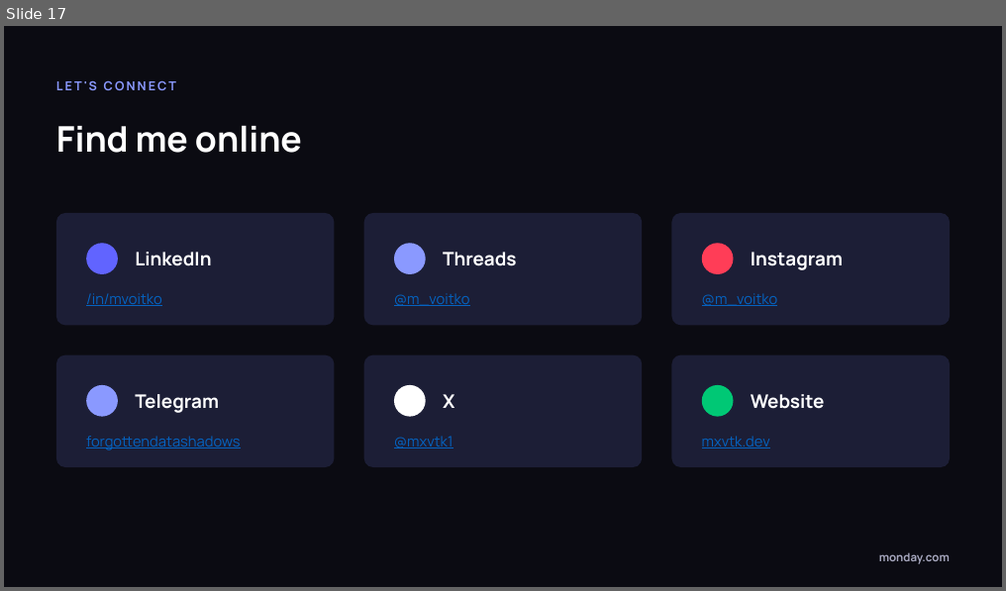
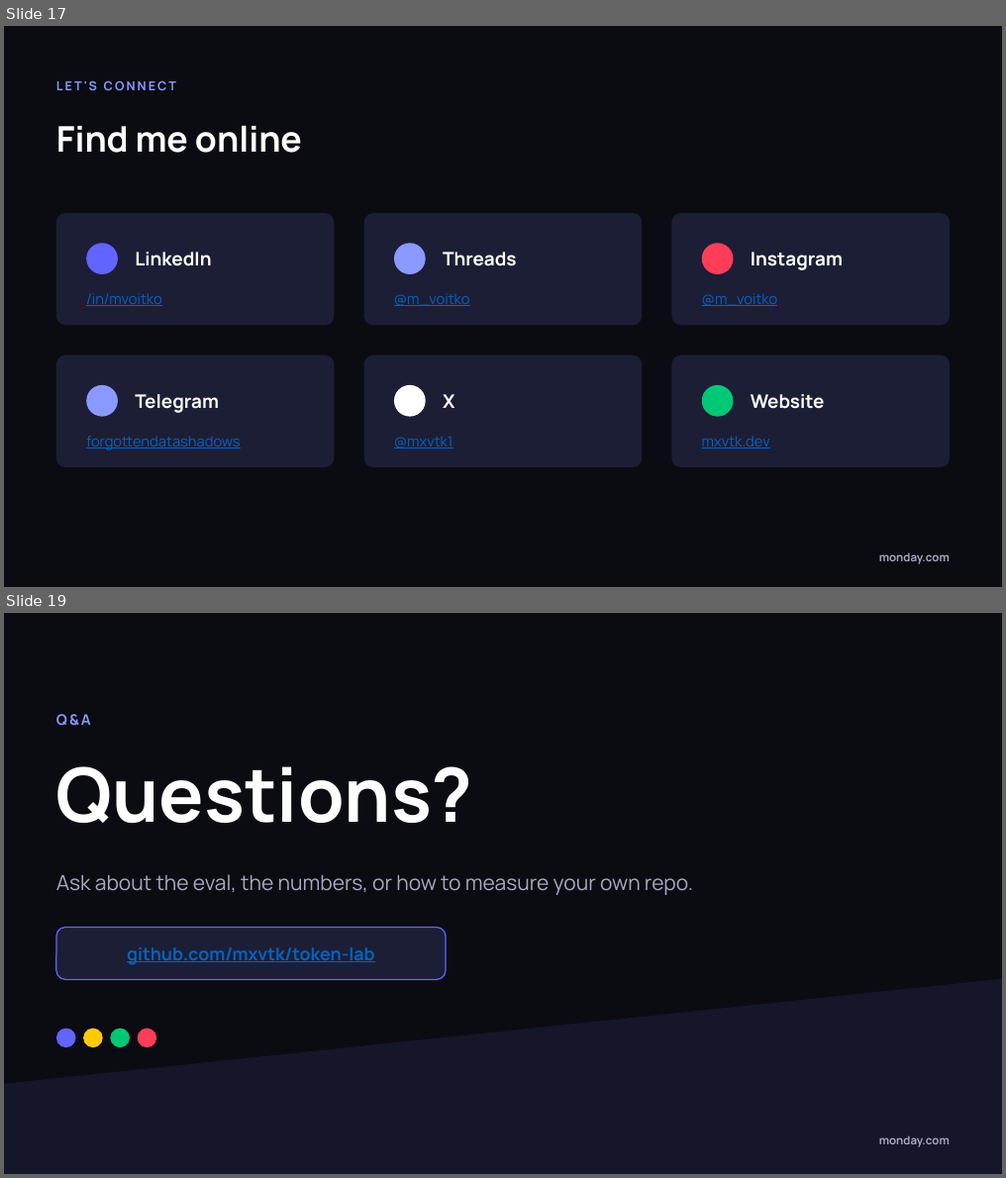
Before and after one commit to mxvtk/token-lab, a slide deck: deck/token-spend-workshop.pptx. Shown one above the other, each under a label of ours: slide 17 before the commit, slides 17 and 19 after it; the slides between them are not shown. The pictures are 1006x591 and 1006x1178 pixels, drawn with LibreOffice and Linux fonts; fonts in the diff are those of the drawing. Boxes give left, top, right and bottom in pixels: in the first picture for what was removed or moved away, otherwise in the second. Text is boxed around its words. In the diff, an @@ line names an element or a change of style, - is before the commit and + after.

```diff
--- a/deck/token-spend-workshop.pptx
+++ b/deck/token-spend-workshop.pptx
@@ slide 19 added at (4,613,1002,1174), background #0B0B12 @@
@@ text added at (56,714,91,726), 14 pt, text #8A99FF, bold @@
+Q&A
@@ text added at (56,766,473,823), 72 pt, text #FFFFFF, bold @@
+Questions?
@@ text added at (56,874,693,895), 20 pt, text #A8A9C0 @@
+Ask about the eval, the numbers, or how to measure your own repo.
@@ rounded rectangle added at (56,928,446,980), fill #1C1E36, outline #6164FF 1.2 pt @@
@@ text added at (127,948,375,965), 17 pt, text #0563C1, bold, underline @@
+github.com/mxvtk/token-lab
@@ rounded rectangle added at (4,973,1002,1174), fill #15162A @@
@@ ellipse added at (56,1029,76,1048), fill #6164FF @@
@@ ellipse added at (83,1029,103,1048), fill #FFCB00 @@
@@ ellipse added at (110,1029,130,1048), fill #00C875 @@
@@ ellipse added at (138,1029,156,1048), fill #FF3D57 @@
@@ text added at (879,1137,949,1148), 11 pt, text #A8A9C0, bold @@
+monday.com
```
Also in this commit, not shown: 2 slides changed, 1 other slide added, 1 slide removed, 37 other files.
